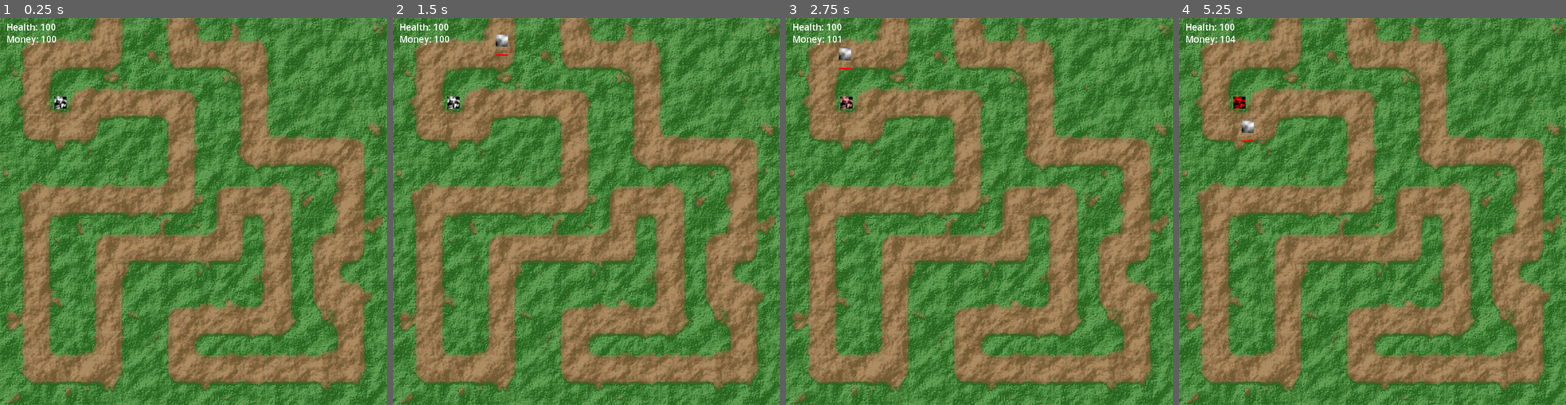
Above: before the commit, frames 1-4 (left to right).
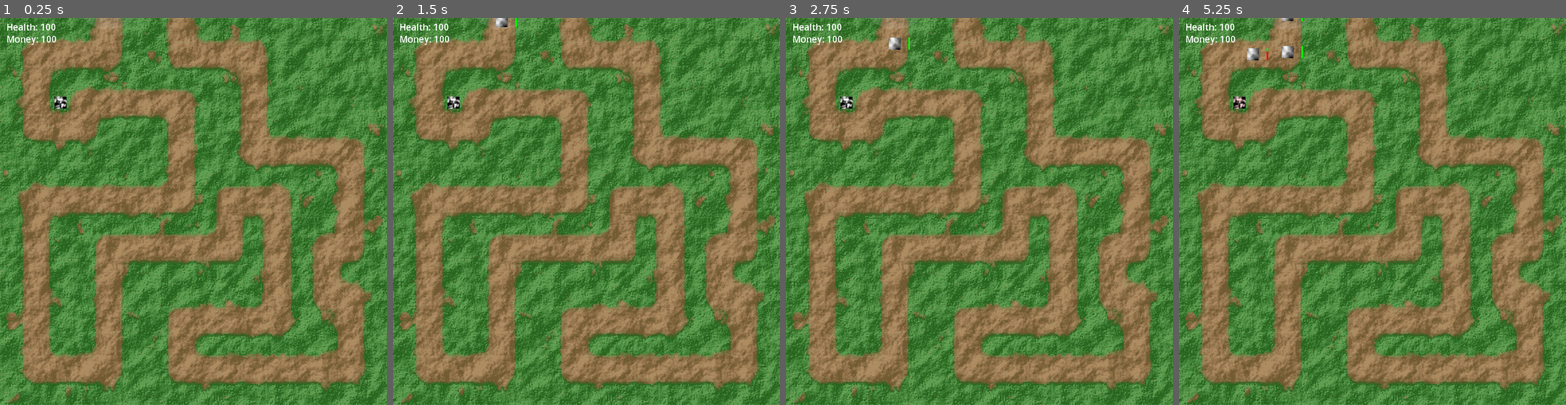
Above: after the commit, the same moments.

Repository: lynnpepin/genericdefense2
Game: Godot game, scene res://base.tscn
The game is run twice, just before and just after one commit, with the same random seed, the same clock (stepped at 60 frames per second) and the same inputs.
Inputs (mouse positions are in pixels of both pictures, inside the frame that each line leads up to):
- Up to frame 1 (0.25 s): no input
- Up to frame 2 (1.5 s): tap Enter (key_enter) at 0.5 s; move the mouse to (454, 103) at 0.52 s; hold 0 (key_0) 0.53-1.28 s; move the mouse to (509, 230) at 1.27 s; tap 1 (key_1) at 1.35 s
- Up to frame 3 (2.75 s): move the mouse to (1018, 126) at 2.02 s; hold 2 (key_2) from 2.03 s (still down)
- Up to frame 4 (5.25 s): move the mouse to (1353, 288) at 2.77 s; release 2 (key_2) at 2.78 s; tap 3 (key_3) at 2.85 s; move the mouse to (1488, 269) at 3.52 s; hold 4 (key_4) 3.53-4.28 s; move the mouse to (1256, 153) at 4.27 s; tap 5 (key_5) at 4.35 s; move the mouse to (1391, 211) at 5.02 s; hold 6 (key_6) from 5.03 s (still down)

The runs differ from the first frame. In frame 1, 0.1% of the frame differs, in the area x 21-35%, y 0-3%; in frame 2, 0.3%; in frame 3, 0.4%; in frame 4, 0.6%, in the area x 13-35%, y 0-33%.

Commit message:
feat(creep): Waves of creeps can now be spawned

Diff:
--- a/Creep.gd
+++ b/Creep.gd
@@ -1,5 +1,6 @@
-extends Node2D
-@onready var _follow :PathFollow2D = get_parent()
+#extends Node2D
+extends PathFollow2D
+#@onready var _follow :PathFollow2D = get_parent()
 
 @export var SPEED      : float =  64.0
 @export var MAX_HEALTH : float = 128.0
@@ -7,19 +8,21 @@
 @export var VALUE      : float =   3.0
 @export var DAMAGE     : float =   4.0
 
-func _physics_process(delta):
-	_follow.set_progress(_follow.get_progress() + SPEED * delta)
-
 # Called when the node enters the scene tree for the first time.
 func _ready():
 	$Area2D.add_to_group("creep")
 	pass # Replace with function body.
 
 
+func _physics_process(delta):
+	set_progress(get_progress() + SPEED * delta)
+
+
+
 # Called every frame. 'delta' is the elapsed time since the previous frame.
 func _process(delta):
 	#HEALTH -= delta
-	if _follow.progress_ratio >= 1.0:
+	if progress_ratio >= 1.0:
 		get_tree().current_scene.set_health(-DAMAGE)
 		queue_free()
 
--- a/CreepSpawner.gd
+++ b/CreepSpawner.gd
@@ -6,12 +6,18 @@
 var timer = 0.0
 
 var wave = [
-	{ "speed" : 32.0, "health" : 1, "value" : 1, "damage" : 1, "period" : 1.0 },
-	{ "speed" : 32.0, "health" : 1, "value" : 1, "damage" : 1, "period" : 1.0 },
-	{ "speed" : 32.0, "health" : 1, "value" : 1, "damage" : 1, "period" : 1.0 },
-	{ "speed" : 32.0, "health" : 1, "value" : 1, "damage" : 1, "period" : 1.0 },
-	{ "speed" : 32.0, "health" : 1, "value" : 1, "damage" : 1, "period" : 1.0 },
-	{ "speed" : 32.0, "health" : 1, "value" : 1, "damage" : 1, "period" : 1.0 },
+	{ "speed" : 24.0, "health" :  4, "value" : 3, "damage" : 1, "period" : 2.0 },
+	{ "speed" : 24.0, "health" :  4, "value" : 3, "damage" : 1, "period" : 2.0 },
+	{ "speed" : 24.0, "health" :  4, "value" : 3, "damage" : 1, "period" : 2.0 },
+	{ "speed" : 24.0, "health" :  4, "value" : 3, "damage" : 1, "period" : 6.0 },
+	{ "speed" : 64.0, "health" :  1, "value" : 1, "damage" : 1, "period" : 0.25 },
+	{ "speed" : 64.0, "health" :  1, "value" : 1, "damage" : 1, "period" : 0.25 },
+	{ "speed" : 64.0, "health" :  1, "value" : 1, "damage" : 1, "period" : 0.25 },
+	{ "speed" : 64.0, "health" :  1, "value" : 1, "damage" : 1, "period" : 0.25 },
+	{ "speed" : 64.0, "health" :  1, "value" : 1, "damage" : 1, "period" : 0.25 },
+	{ "speed" : 64.0, "health" :  1, "value" : 1, "damage" : 1, "period" : 0.25 },
+	{ "speed" : 64.0, "health" :  1, "value" : 1, "damage" : 1, "period" : 6.0 },
+	{ "speed" : 12.0, "health" : 15, "value" : 6, "damage" : 1, "period" : 1.0 },
 ]
 
 # Called when the node enters the scene tree for the first time.
@@ -27,10 +33,10 @@
 			var creep = creep_scene.instantiate()
 			creep.SPEED  = creep_deets.speed
 			creep.HEALTH = creep_deets.health
+			creep.MAX_HEALTH = creep_deets.health
 			creep.VALUE  = creep_deets.value
 			creep.DAMAGE = creep_deets.damage
-			$CreepPath/PathFollow2D.add_child(creep)
-
+			$CreepPath.add_child(creep)
 			timer = creep_deets.period
 		else:
 			timer -= delta
@@ -38,4 +44,4 @@
 	queue_redraw()
 
 func _draw():
-	draw_circle(Vector2(0,0), 4, Color(1, 1, 1))
+	draw_circle(self.transform.y, 48, Color(1, 1, 1, 0.125))
--- a/creep.tscn
+++ b/creep.tscn
@@ -16,7 +16,10 @@
 [sub_resource type="RectangleShape2D" id="RectangleShape2D_fkfrl"]
 size = Vector2(16, 16)
 
-[node name="Creep" type="Node2D"]
+[node name="Creep" type="PathFollow2D"]
+rotates = false
+cubic_interp = false
+loop = false
 script = ExtResource("1_551rn")
 
 [node name="Sprite2D" type="Sprite2D" parent="."]
